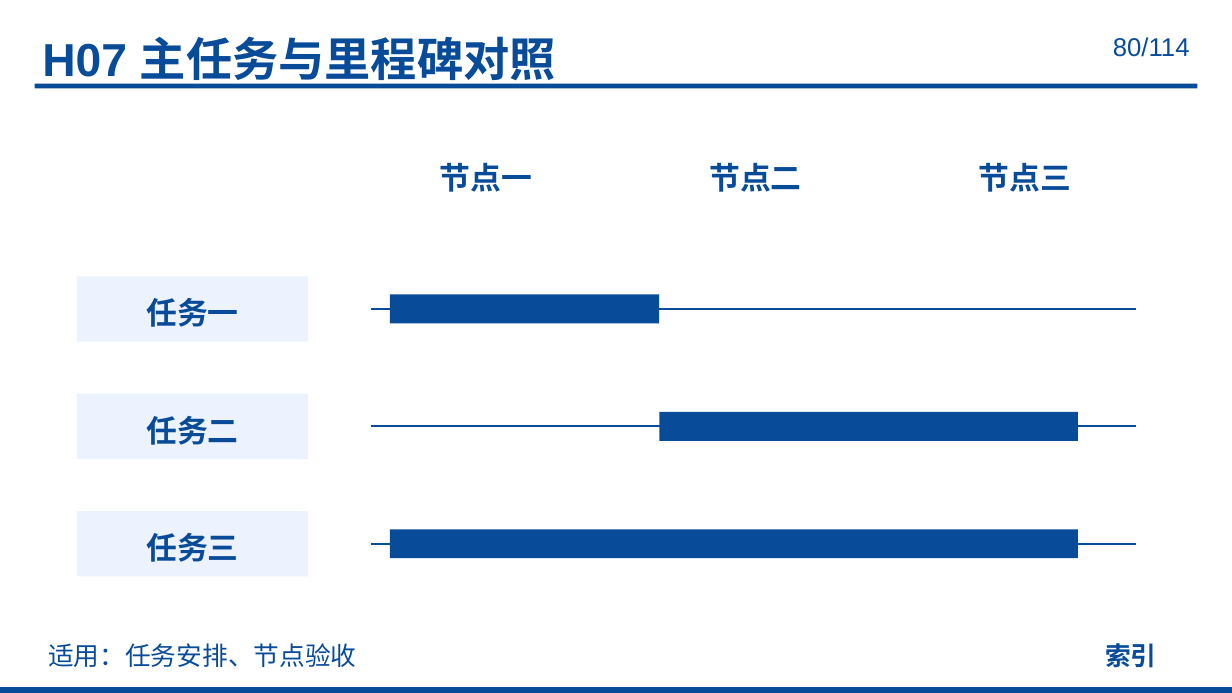
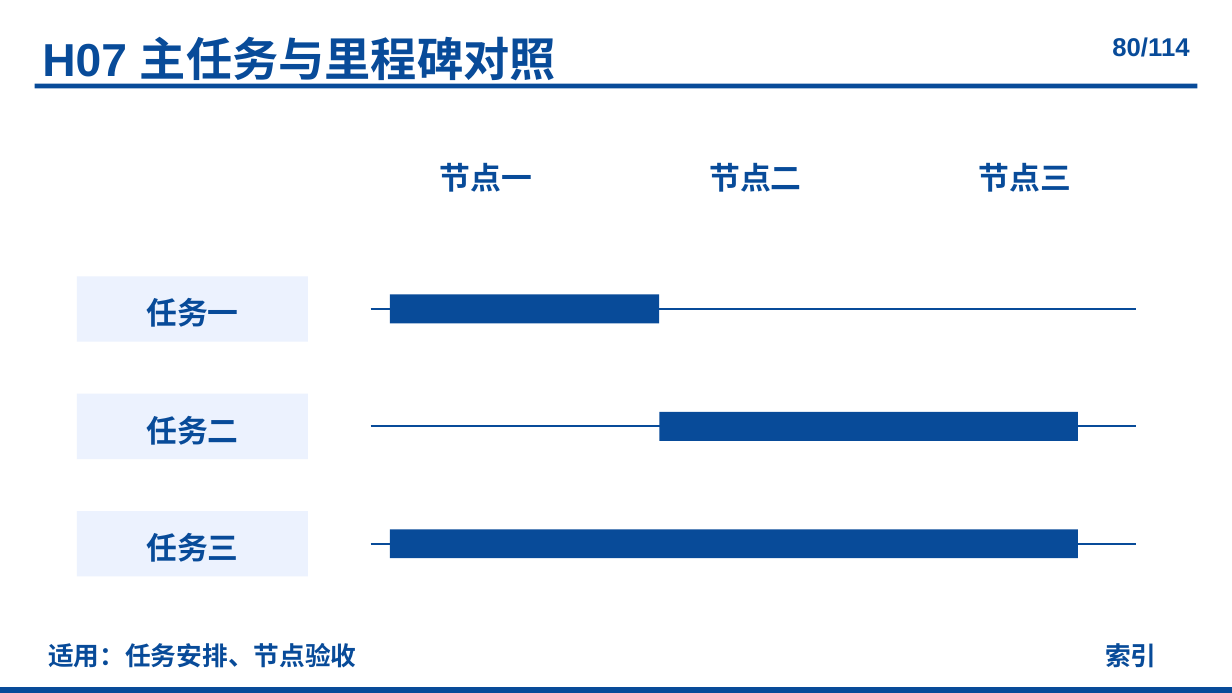
Before and after one commit to realihang/academic-ppt-skill, a slide deck: slide 80 of assets/element-reference.pptx. Drawn at 1232x693 pixels with LibreOffice and Linux fonts; fonts in the diff are those of the drawing. Boxes give left, top, right and bottom in pixels: in the first picture for what was removed or moved away, otherwise in the second. Text is boxed around its words. In the diff, an @@ line names an element or a change of style, - is before the commit and + after.

```diff
--- a/assets/element-reference.pptx
+++ b/assets/element-reference.pptx
@@ page number at bbox=[1112, 37, 1189, 57]: bold on @@
@@ text "适用：任务安排、节点验收" at bbox=[48, 643, 356, 668]: bold on @@
```
Also in this commit, not shown: 112 other slides changed, 13 other files.
